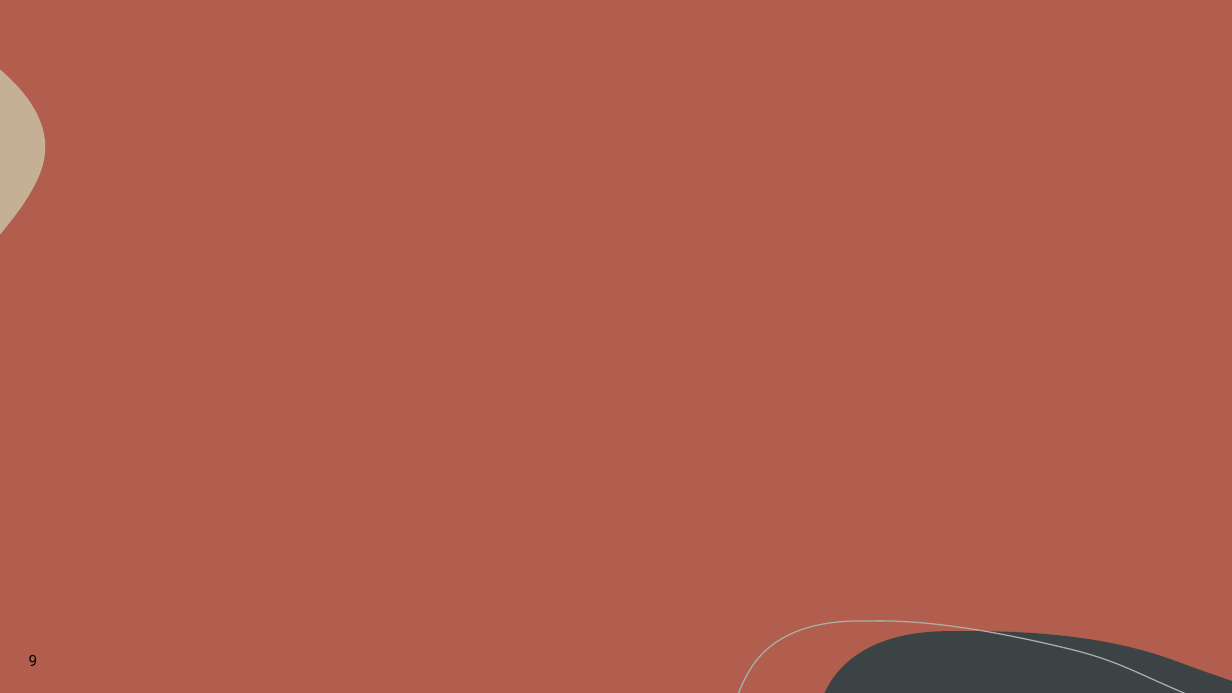
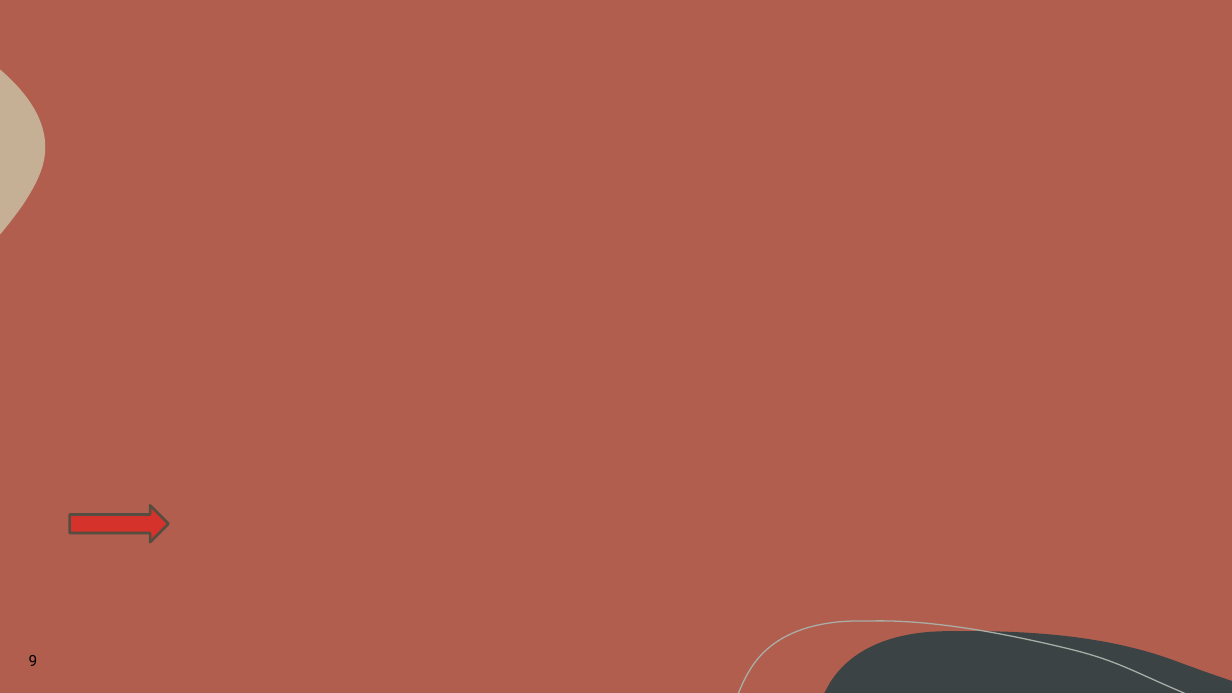
Before and after one commit to LegallyNotBlonde/Project-1, a slide deck: slide 9 of AIStocksProject/Presentation_Tech_Giants_Face_Off.pptx. Drawn at 1232x693 pixels with LibreOffice and Linux fonts; fonts in the diff are those of the drawing; background and template pictures are left out. Boxes give left, top, right and bottom in pixels: in the first picture for what was removed or moved away, otherwise in the second. Text is boxed around its words. In the diff, an @@ line names an element or a change of style, - is before the commit and + after.

```diff
--- a/AIStocksProject/Presentation_Tech_Giants_Face_Off.pptx
+++ b/AIStocksProject/Presentation_Tech_Giants_Face_Off.pptx
@@ right arrow added at box(69, 506, 168, 543), fill #FF0000 at 46% opacity, outline #564D42 2 pt @@
```
Also in this commit, not shown: 3 other slides changed, 1 slide added, 1 slide removed, 24 other files.
